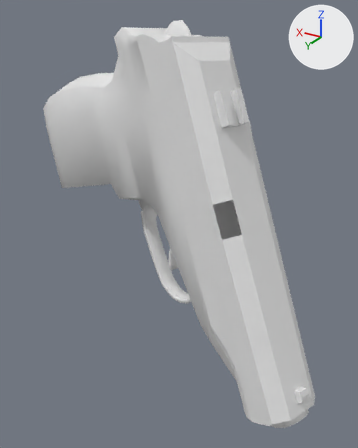
An edit to the OBJ model Vertex_Animation_Compiler/Assets/Makarov_Pistol_Draw25.obj, drawn before and after from the same camera.
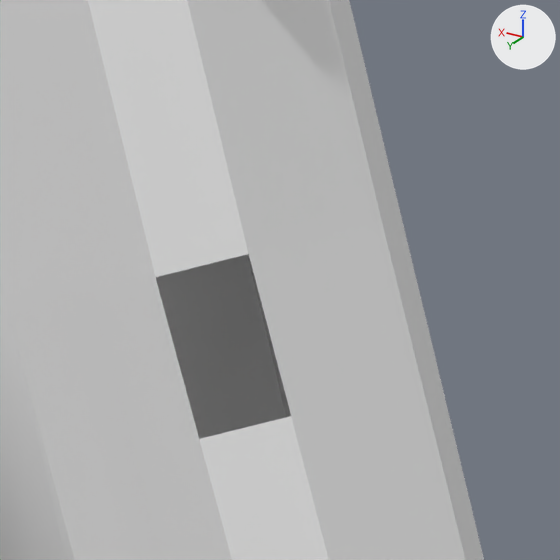
The first picture shows the older version from a camera (50 mm lens) standing at (-0.1262, 0.3109, -0.3221) and looking at (-0.0272, 0.1458, -0.4046). The close-ups show both versions on the part from 50% to 84% of the width and 32% to 59% of the height of that picture; other places that the commit changed are outside them. Arrows for +X, +Y and +Z are at upper right; the lights stay in place. Where no turn or scale is listed for an object, it has been applied to the vertices.

Before the edit, the objects in view are built like this:
```python
me_rest_of_the_gun_sphere = bpy.data.meshes.new('Rest_of_the_gun_Sphere')
me_rest_of_the_gun_sphere.from_pydata(...)  # 272 vertices, 519 faces; spans x -0.096..0.061, y 0.107..0.185, z -0.457..-0.328
me_top_slider_sphere_001 = bpy.data.meshes.new('Top_Slider_Sphere.001')
me_top_slider_sphere_001.from_pydata(...)  # 127 vertices, 227 faces; spans x -0.098..-0.0174, y 0.1354..0.1889, z -0.4559..-0.3295
ob_rest_of_the_gun_sphere = bpy.data.objects.new('Rest_of_the_gun_Sphere', me_rest_of_the_gun_sphere)
ob_rest_of_the_gun_sphere.location = (0.0, 0.0, 0.0)
ob_top_slider_sphere_001 = bpy.data.objects.new('Top_Slider_Sphere.001', me_top_slider_sphere_001)
ob_top_slider_sphere_001.location = (0.0, 0.0, 0.0)
```
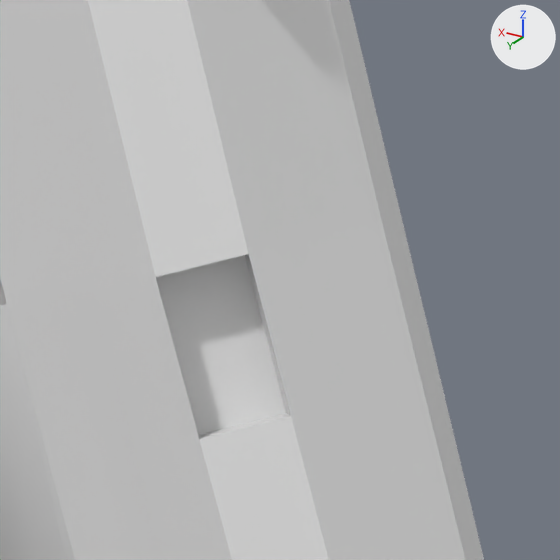
Boxes (x1, y1, x2, y2) around the edits, measured in the close-ups (560 x 560 px):
part 1 of me_top_slider_sphere_001, added: after (156, 254, 291, 439)

Diff of the bpy script that builds the scene:
```diff
--- a/Vertex_Animation_Compiler/Assets/Makarov_Pistol_Draw25.obj.py
+++ b/Vertex_Animation_Compiler/Assets/Makarov_Pistol_Draw25.obj.py
@@ me_top_slider_sphere_001 @@
 # used by ob_top_slider_sphere_001; location = (0.0, 0.0, 0.0)
-me_top_slider_sphere_001.from_pydata(...)  # 127 vertices, 227 faces; spans x -0.098..-0.0174, y 0.1354..0.1889, z -0.4559..-0.3295
+me_top_slider_sphere_001.from_pydata(...)  # 131 vertices, 237 faces; spans x -0.098..-0.0174, y 0.1354..0.1889, z -0.4559..-0.3295
+# me_top_slider_sphere_001 part 1
+# 4 vertices are added at (-0.0612, 0.1752, -0.3917), (-0.0564, 0.1732, -0.3812), (-0.0665, 0.1716, -0.3902), (-0.0618, 0.1695, -0.3796)
+# 10 new faces join them
```
